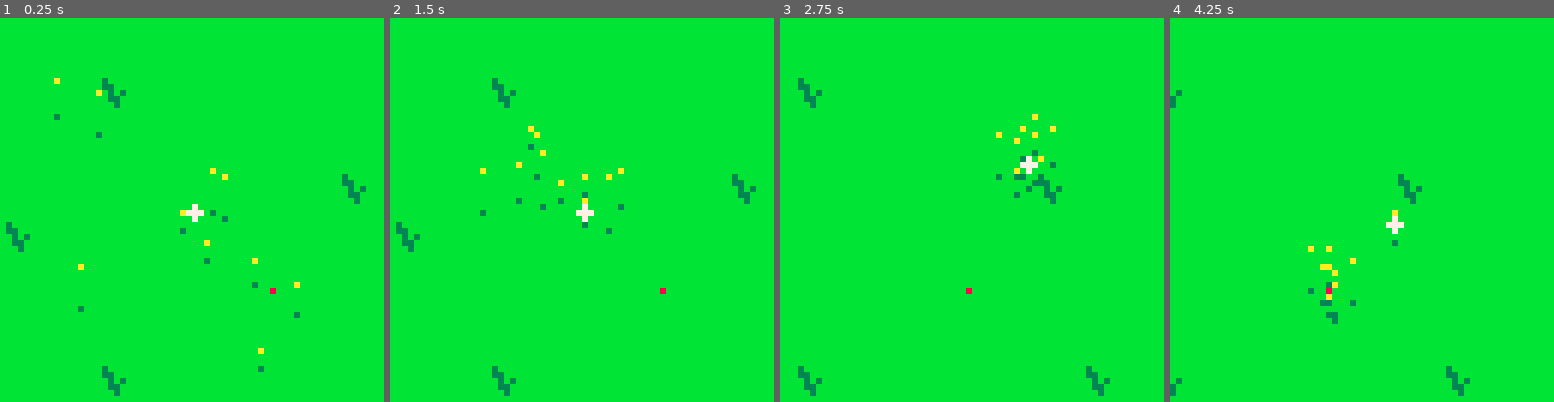
Above: before the commit, frames 1-4 (left to right).
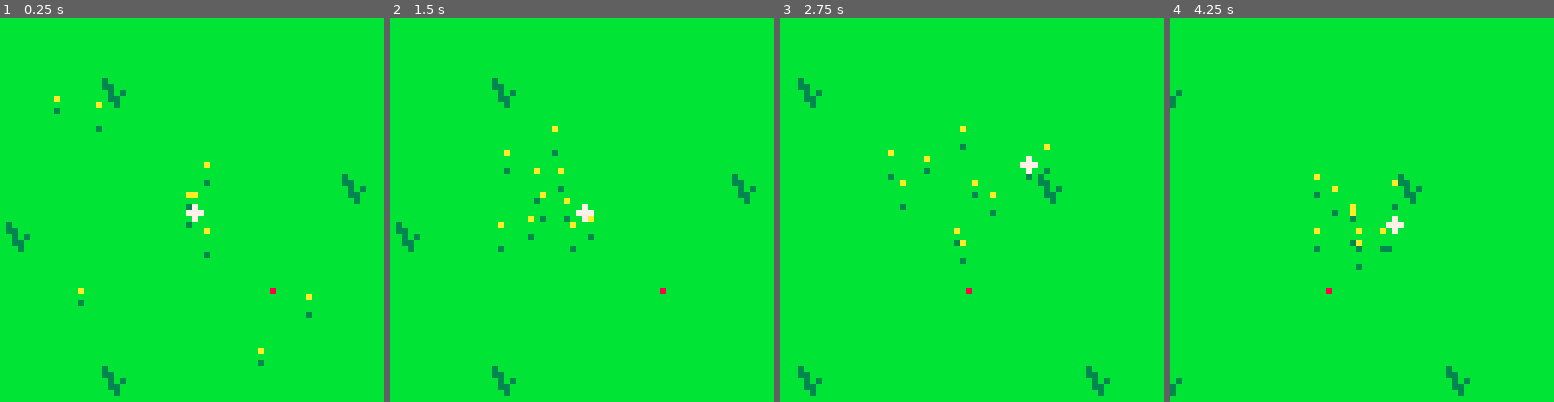
Above: after the commit, the same moments.

Repository: greysonp/swarm
Game: PICO-8 cartridge bees.p8
The game is run twice, just before and just after one commit, with the same random seed, the same clock (stepped at 60 frames per second) and the same inputs.
Inputs:
- Up to frame 1 (0.25 s): no input
- Up to frame 2 (1.5 s): no input
- Up to frame 3 (2.75 s): hold Right 1.6-2.1 s; hold Up 2.15-2.42 s; hold Right from 2.47 s (still down)
- Up to frame 4 (4.25 s): release Right at 3.03 s; hold Left 3.08-3.58 s; hold Down 3.63-3.97 s; hold Right from 4.02 s (still down)

The runs differ from the first frame. In frame 1, 0.9% of the frame differs, in the area x 14-82%, y 15-93%; in frame 2, 1.0%, in the area x 23-61%, y 28-61%; in frame 3, 0.9%; in frame 4, 0.9%.

Commit message:
Refactor of random() and stuff.

Diff:
--- a/bees.p8
+++ b/bees.p8
@@ -4,30 +4,29 @@
 stage = {}
 cursor = {}
 bees = {}
-beetargets = {}
-num_bees = 10
-
-cam = {}
+enemies = {}
+anchors = {}
+
+startbees = 10
+
+cam = {} -- need global position state for smoothing
 camlag = .07 -- constant we use as 't' in low-pass filter calculation
-
-enemy = {}
 
 flag = false
 debugtext = nil
 
 function _init()
   -- switch to 64x64 mode
-  poke(0x5f2c,3)
+  poke(0x5f2c, 3)
   cls()
 
   -- init camera state
   cam = newvector(0, 0)
 
   -- add bees to the stage
-  for i = 1, num_bees do
+  for i = 1, startbees do
     local bee = newbee(rnd(64), rnd(64))
-    add(bees, bee)
-    add(stage, bee)
+    addbee(bee)
   end
 
   -- add cursor to the stage
@@ -76,6 +75,19 @@
   end
 end
 
+function addbee(bee)
+  add(bees, bee)
+  add(stage, bee)
+end
+
+function addenemy(enemy)
+  add(enemies, enemy)
+  add(stage, enemy)
+end
+
+function random(min, max)
+  return rnd(max - min) + min
+end
 
 -- ============================
 -- classes
@@ -132,10 +144,10 @@
   bee.vel.y = 0
   bee.vision = 5
   bee.targetvision = 10
-  bee.minelevation = 2
+  bee.minelevation = 1
   bee.maxelevation = 5
-  bee.elevation = rnd(bee.maxelevation + bee.minelevation) + bee.minelevation
-  bee.targetelevation = rnd(bee.maxelevation + bee.minelevation) + bee.minelevation
+  bee.elevation = random(bee.minelevation, bee.maxelevation)
+  bee.targetelevation = random(bee.minelevation, bee.maxelevation)
 
 
   function bee:update()
@@ -170,7 +182,7 @@
     if abs(ediff) > 0.1 then
       self.elevation += ediff * 0.15
     else
-      self.targetelevation = rnd(self.maxelevation + self.minelevation) + self.minelevation
+      self.targetelevation = random(self.minelevation, self.maxelevation)
     end
   end
 
